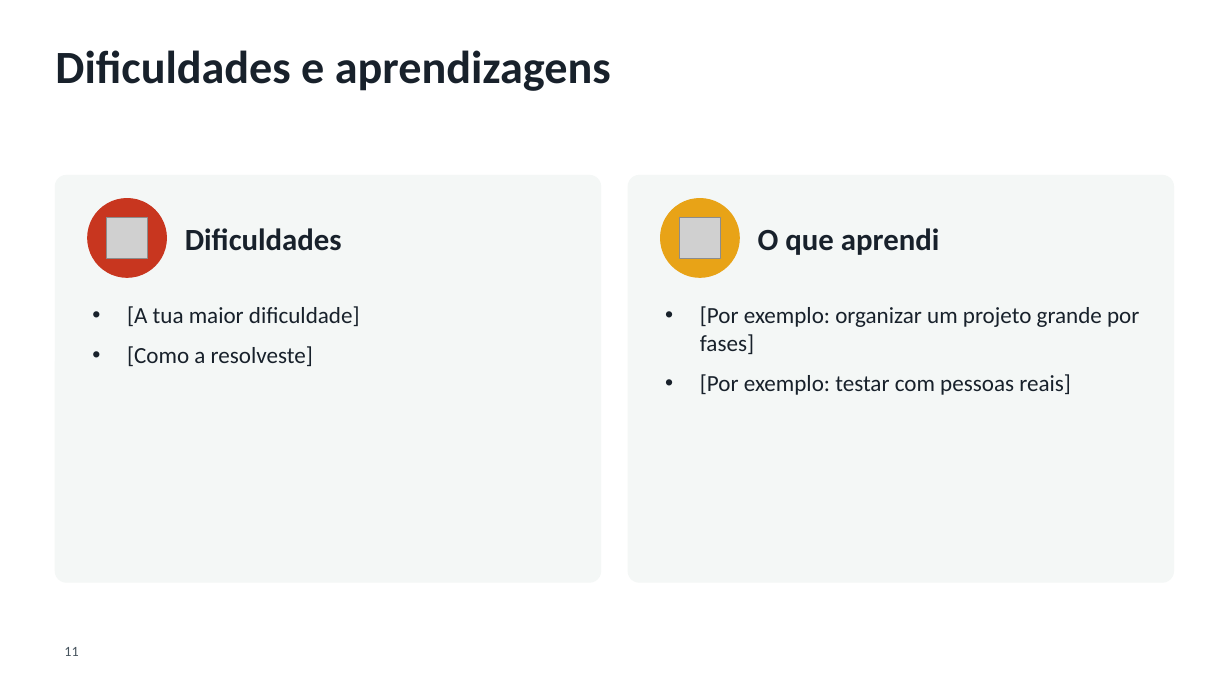
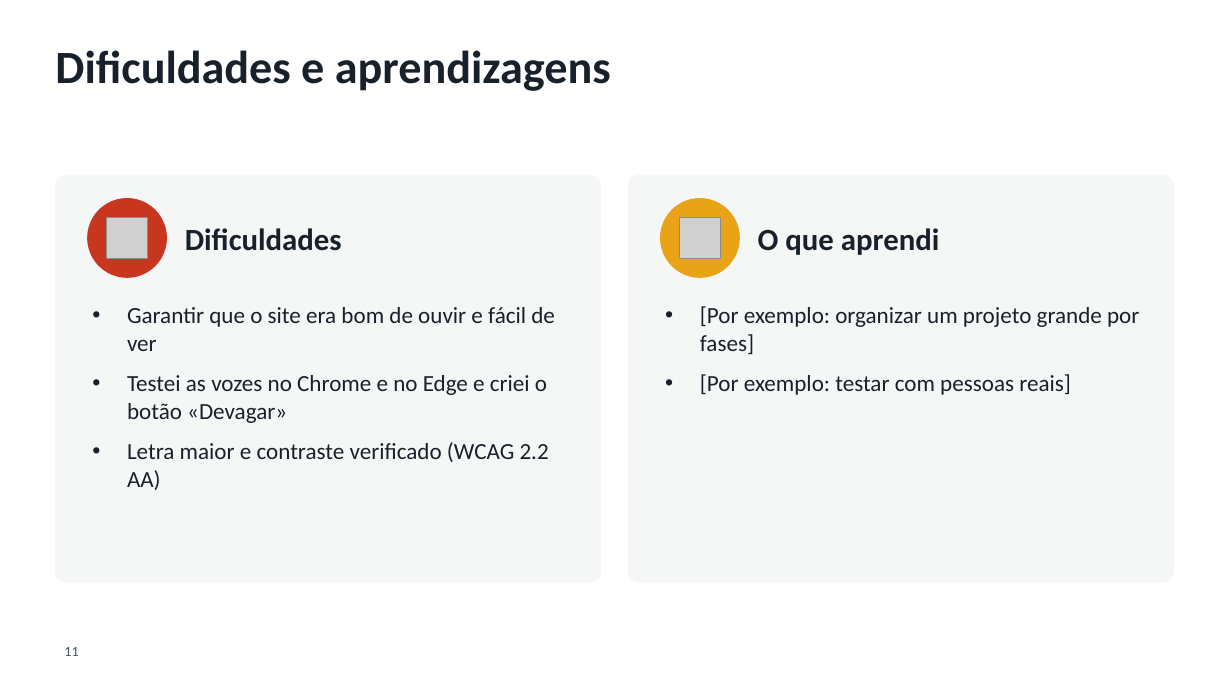
Before and after one commit to SCCPScar/MandarinCourse, a slide deck: slide 11 of docs/entregas/Apresentação - Chá.pptx. Drawn at 1232x693 pixels with LibreOffice and Linux fonts; fonts in the diff are those of the drawing; grey boxes stand for pictures; background and template pictures are left out. Boxes give left, top, right and bottom in pixels: in the first picture for what was removed or moved away, otherwise in the second. Text is boxed around its words. In the diff, an @@ line names an element or a change of style, - is before the commit and + after.

```diff
--- a/docs/entregas/Apresentação - Chá.pptx
+++ b/docs/entregas/Apresentação - Chá.pptx
@@ text at bbox=[127, 307, 555, 490]: text changed @@
-• [A tua maior dificuldade]
-• [Como a resolveste]
+• Garantir que o site era bom de ouvir e fácil de ver
+• Testei as vozes no Chrome e no Edge e criei o botão «Devagar»
+• Letra maior e contraste verificado (WCAG 2.2 AA)
```
Also in this commit, not shown: 1 other slide changed, 7 other files.
